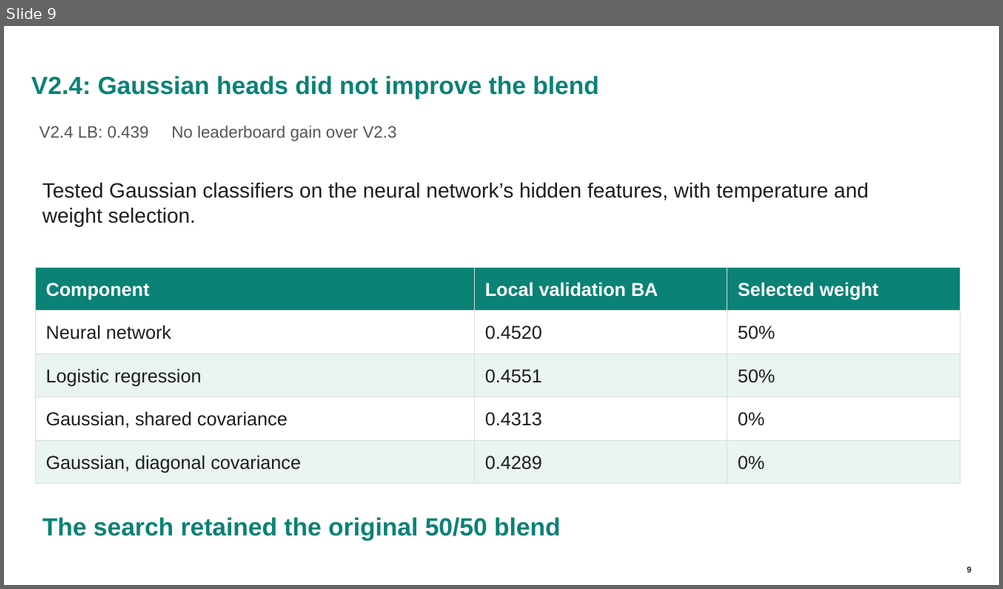
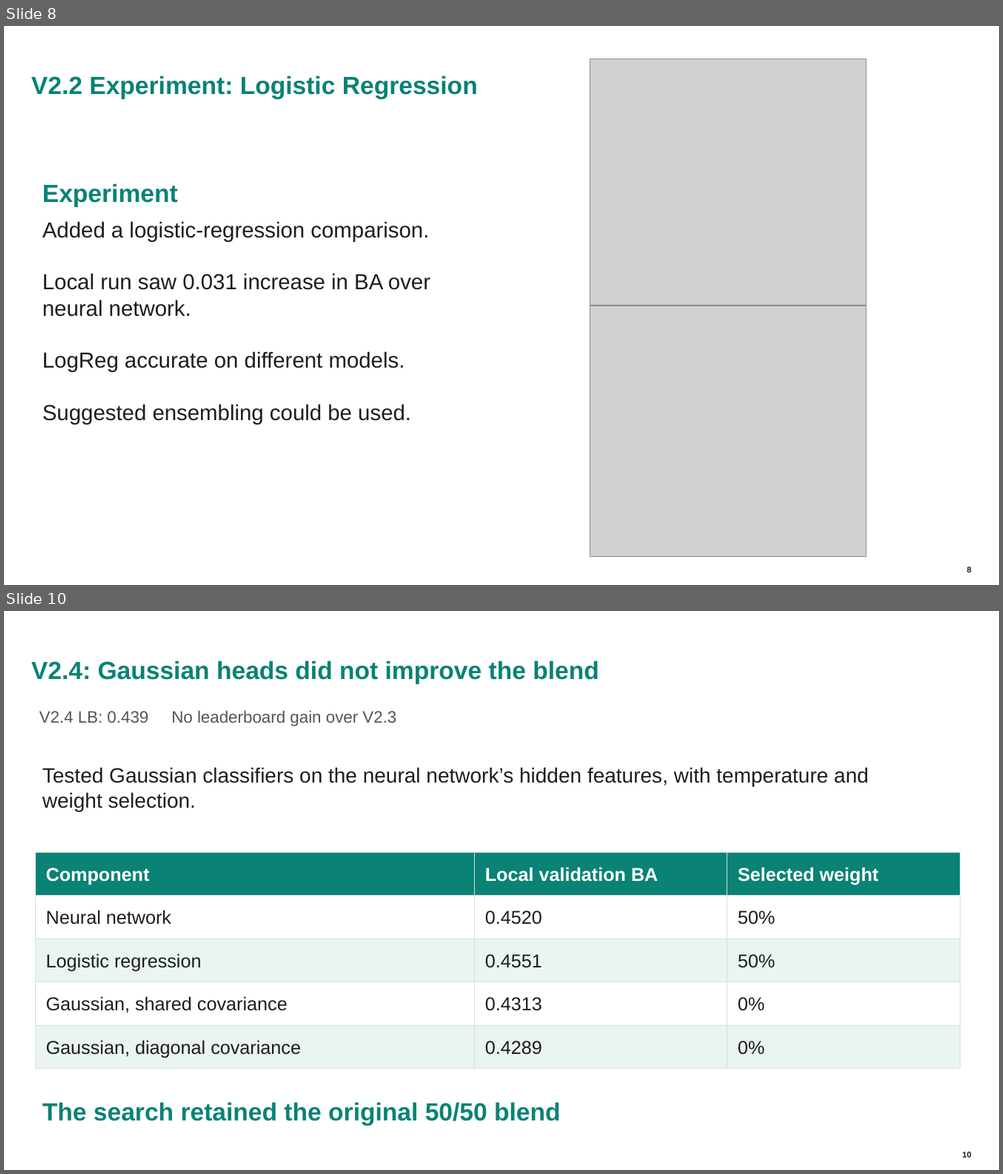
Before and after one commit to MarkFitzgibbon/Name_That_LLM, a slide deck: LLM Submitted Notebooks/Name That LLM Presentation - Mark Fitzgibbon - Draft 2.pptx. Shown one above the other, each under a label of ours: slide 9 before the commit, slides 8 and 10 after it; the slides between them are not shown. The pictures are 1003x589 and 1003x1174 pixels, drawn with LibreOffice and Linux fonts; fonts in the diff are those of the drawing; grey boxes stand for pictures; background and template pictures are left out. Boxes give left, top, right and bottom in pixels: in the first picture for what was removed or moved away, otherwise in the second. Text is boxed around its words. In the diff, an @@ line names an element or a change of style, - is before the commit and + after.

```diff
--- a/LLM Submitted Notebooks/Name That LLM Presentation - Mark Fitzgibbon - Draft 2.pptx
+++ b/LLM Submitted Notebooks/Name That LLM Presentation - Mark Fitzgibbon - Draft 2.pptx
@@ slide 8 added at [4,26,999,585], background #FFFFFF; not listed: 2 template elements that a slide beside it also shows @@
@@ picture added at [589,59,866,306] @@
@@ title added at [31,76,478,99], 24 pt, text #0A8276, bold @@
+V2.2 Experiment: Logistic Regression
@@ text added at [42,184,178,207], 24 pt, text #0A8276, bold @@
+Experiment
@@ text added at [42,221,430,425], 21 pt, text #1D1D1D @@
+Added a logistic-regression comparison.
+Local run saw 0.031 increase in BA over neural network.
+LogReg accurate on different models.
+Suggested ensembling could be used.
@@ picture added at [589,306,866,557] @@
@@ what was slide 9 is now slide 10 @@
@@ page number at [962,1152,970,1158]: text changed @@
-9
+10
```
Also in this commit, not shown: 7 slides changed.
